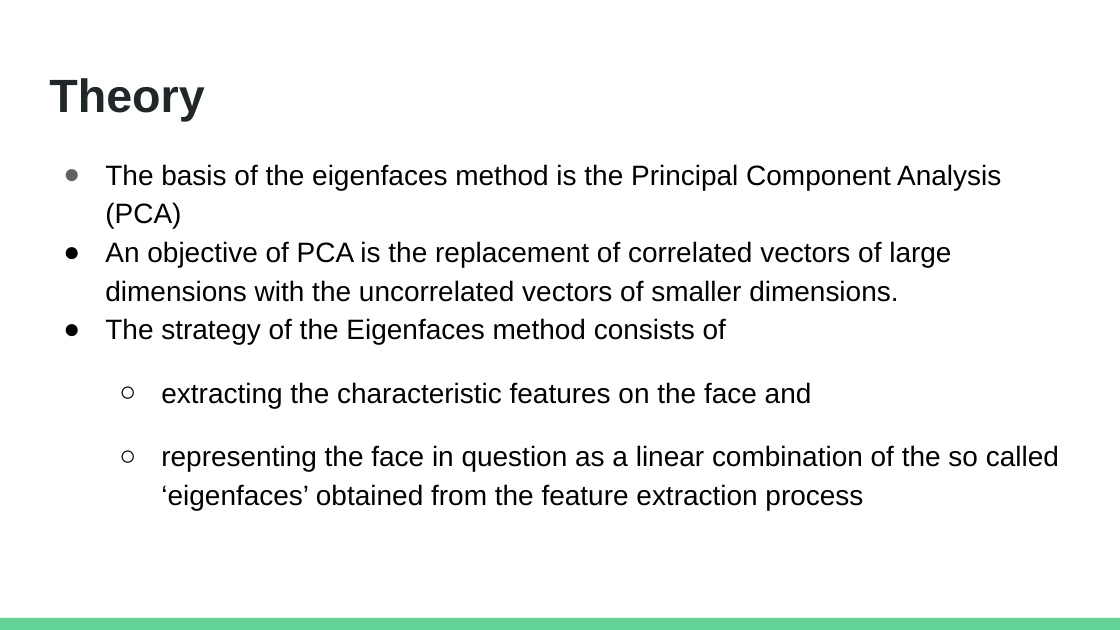
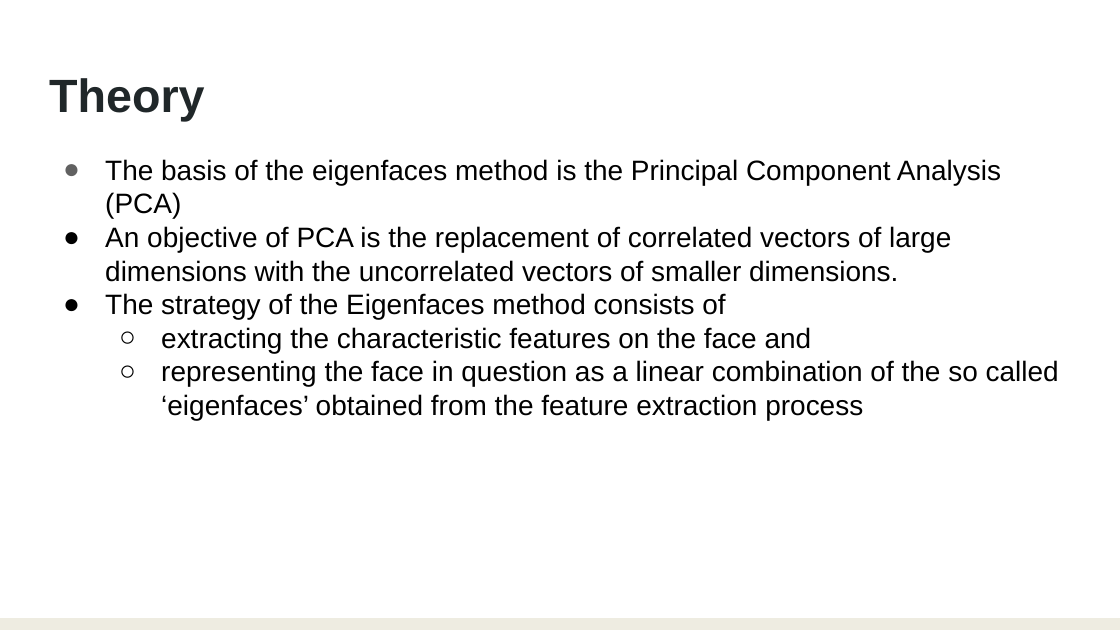
Before and after one commit to anshuman-aaa/Basic_Image_Processing, a slide deck: slide 5 of Project_eigenface_decomposition/Project4_presentation.pptx. Drawn at 1120x630 pixels with LibreOffice and Linux fonts; fonts in the diff are those of the drawing. Boxes give left, top, right and bottom in pixels: in the first picture for what was removed or moved away, otherwise in the second. Text is boxed around its words. In the diff, an @@ line names an element or a change of style, - is before the commit and + after.

```diff
--- a/Project_eigenface_decomposition/Project4_presentation.pptx
+++ b/Project_eigenface_decomposition/Project4_presentation.pptx
@@ text "The basis of the eigenfaces ..." at [105, 159, 1059, 420]: indent changed; line spacing 1.15 to 1; less space between paragraphs @@
@@ rectangle at [0, 618, 1120, 630]: fill #63D297 to #EEECE1 @@
```
Also in this commit, not shown: 13 other slides changed, 1 other file.
